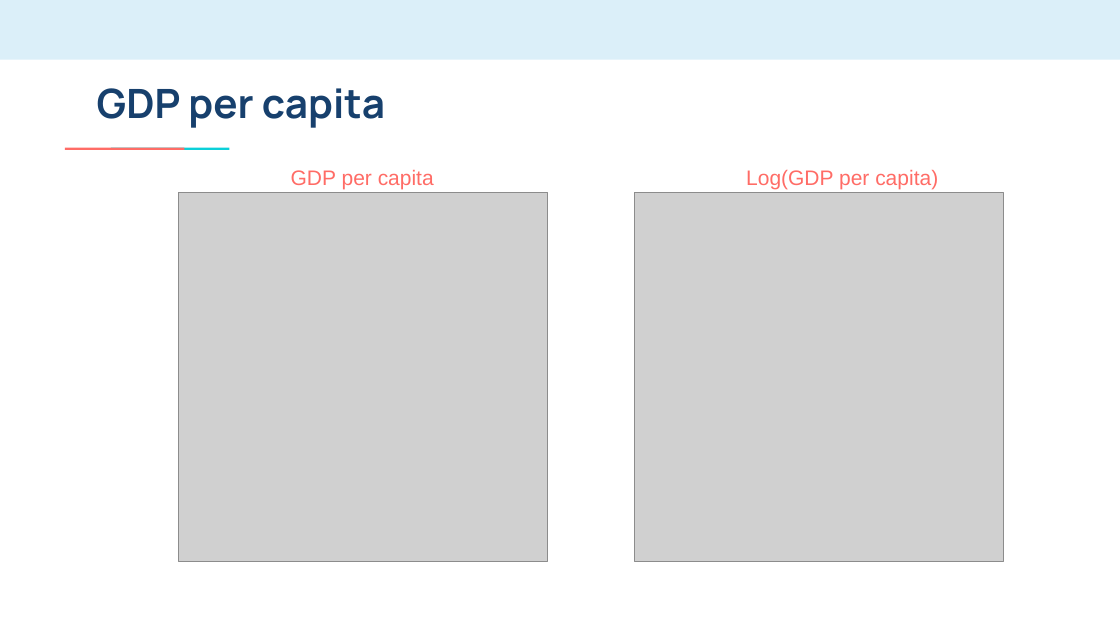
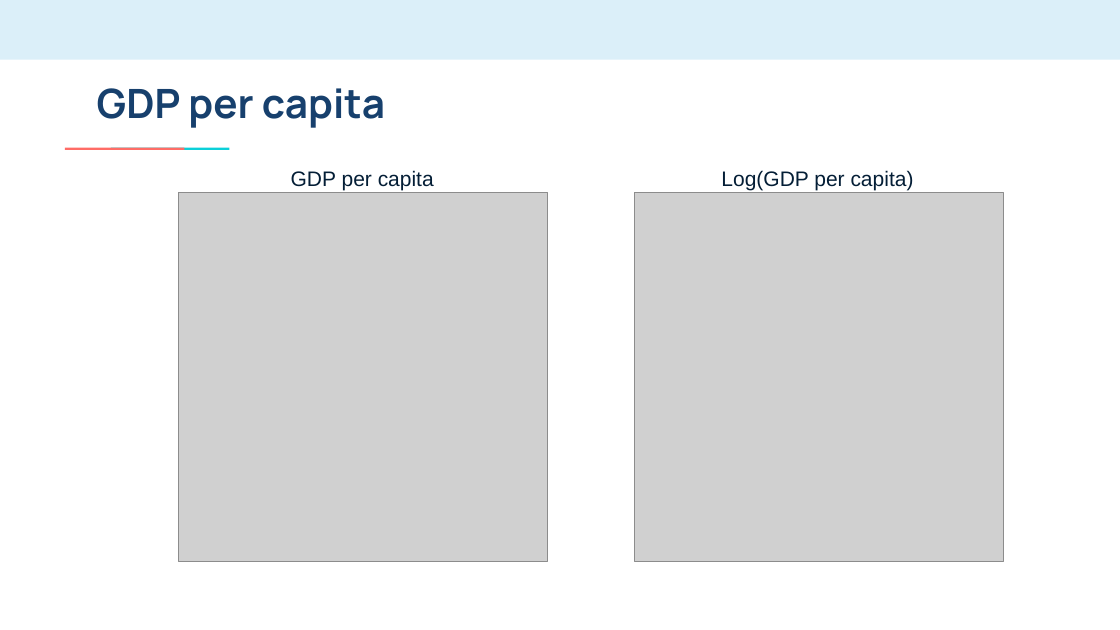
Before and after one commit to emilyageller/Geller_Metis, a slide deck: slide 20 of Project 2/Project2-World Happiness.pptx (slide 18 before the commit). Drawn at 1120x630 pixels with LibreOffice and Linux fonts; fonts in the diff are those of the drawing; grey boxes stand for pictures. Boxes give left, top, right and bottom in pixels: in the first picture for what was removed or moved away, otherwise in the second. Text is boxed around its words. In the diff, an @@ line names an element or a change of style, - is before the commit and + after.

```diff
--- a/Project 2/Project2-World Happiness.pptx
+++ b/Project 2/Project2-World Happiness.pptx
@@ text "GDP per capita" at (x1=291, y1=170, x2=434, y2=191): text colour #FF6C66 to #041E36 @@
@@ text "Log(GDP per capita)" at (x1=721, y1=170, x2=914, y2=191): text colour #FF6C66 to #041E36 @@
@@ text "Log(GDP per capita)" moved from (x1=746, y1=170, x2=938, y2=190) to (x1=721, y1=170, x2=914, y2=191) @@
```
Also in this commit, not shown: 5 other slides changed, 2 slides added, 10 other files.
